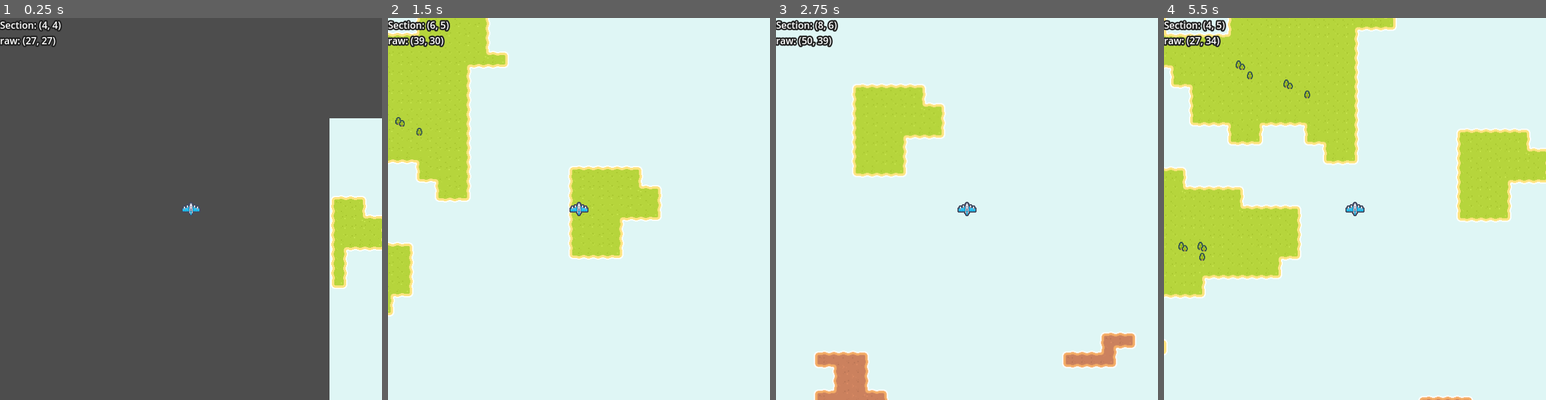
Above: before the commit, frames 1-4 (left to right).
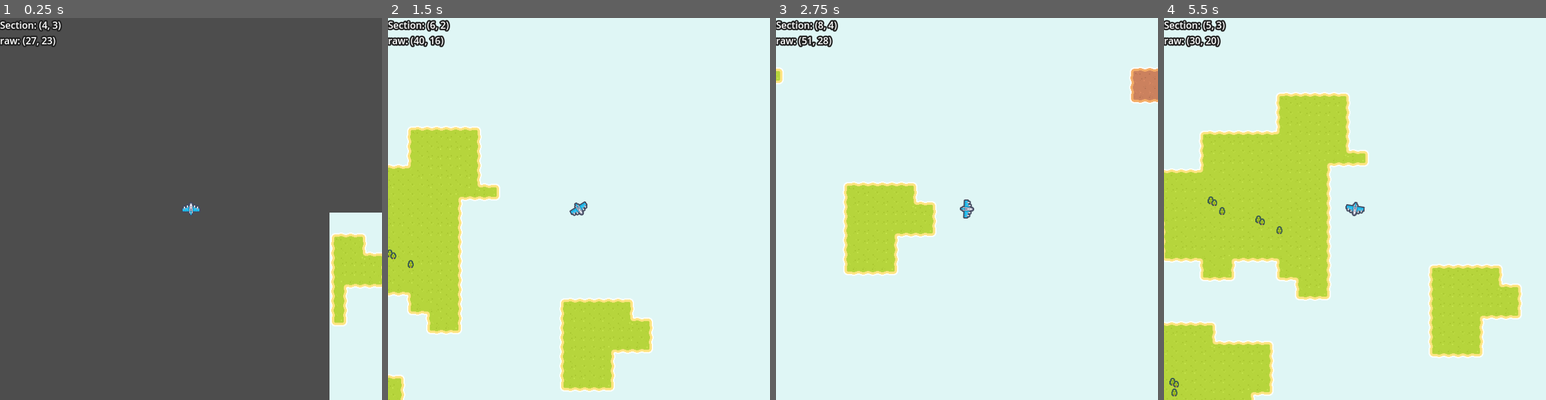
Above: after the commit, the same moments.

Repository: Sammy-T/Aero-Fight
Game: Godot game, scene res://scenes/level.tscn
Same seed, same stepped clock (60 frames per second), same inputs: the game is played once before the commit and once after it.
Inputs:
- Up to frame 1 (0.25 s): no input
- Up to frame 2 (1.5 s): hold Right (ui_right) 0.53-1.28 s; hold Down (ui_down) from 1.28 s (still down)
- Up to frame 3 (2.75 s): release Down (ui_down) at 2.03 s; hold Right (ui_right) from 2.03 s (still down)
- Up to frame 4 (5.5 s): release Right (ui_right) at 2.78 s; hold Up (ui_up) 2.78-3.53 s; hold Left (ui_left) 3.53-5.03 s; hold Down (ui_down) from 5.03 s (still down)

The runs differ from the first frame. In frame 1, 5.9% of the frame differs, in the area x 12-100%, y 0-81%; in frame 2, 24%; in frame 3, 13%; in frame 4, 38%, in the area x 0-100%, y 0-100%.

Commit message:
Create basic plane controls

Diff:
--- a/scripts/player.gd
+++ b/scripts/player.gd
@@ -2,6 +2,8 @@
 
 
 const SPEED: int = 250
+
+var desired_rot: float = 0
 
 
 # Called when the node enters the scene tree for the first time.
@@ -15,6 +17,10 @@
 
 
 func _physics_process(delta: float) -> void:
-	var input_dir: Vector2 = Input.get_vector("ui_left", "ui_right", "ui_up", "ui_down")
+	var rotation_dir: Vector2 = Input.get_vector("ui_left", "ui_right", "ui_up", "ui_down")\
+			.rotated(PI / 2)
 
-	position += input_dir * SPEED * delta
+	if rotation_dir.length() > 0:
+		rotation = lerp_angle(rotation, rotation_dir.angle(), delta * 5)
+
+	position += -transform.y * SPEED * delta
Not shown: 1 places in scenes/level.tscn that only renumber resources
